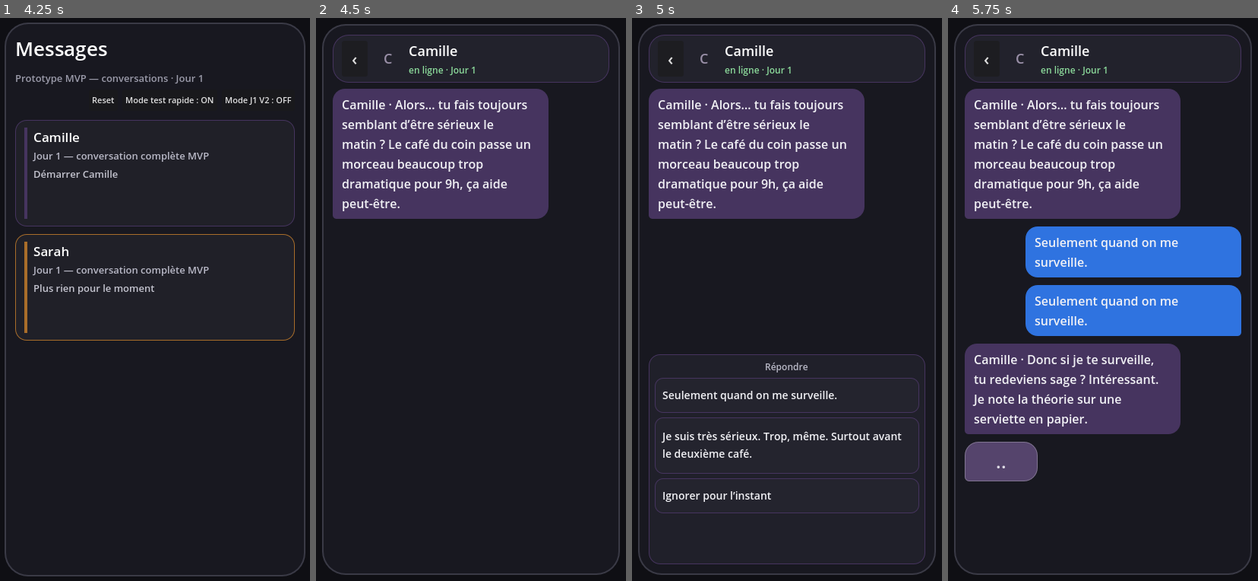
Above: before the commit, frames 1-4 (left to right).
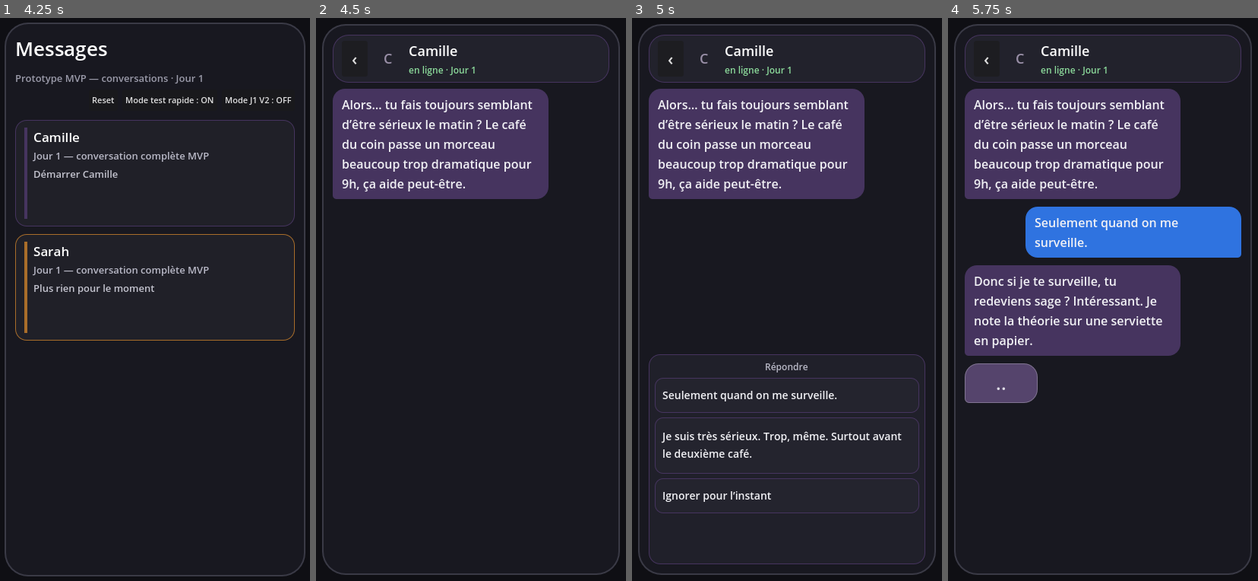
Above: after the commit, the same moments.

Repository: ludowww/game_18
Game: Godot game, scene res://scenes/conversation_list.tscn
The game is run twice, just before and just after one commit, with the same random seed, the same clock (stepped at 60 frames per second) and the same inputs.
Inputs (mouse positions are in pixels of both pictures, inside the frame that each line leads up to):
- Up to frame 1 (4.25 s): click "Mode test rapide : OFF" at 0.5 s; click "Mode test rapide : ON" at 1.25 s; click "Mode J1 V2 : OFF" at 2 s; click "Mode test rapide : OFF" at 2.75 s; click "Mode J1 V2 : ON" at 3.5 s
- Up to frame 2 (4.5 s): click (471, 175) at 4.27 s
- Up to frame 3 (5 s): no input
- Up to frame 4 (5.75 s): click (1103, 395) at 5.02 s

Frame 1 is identical in both runs. In frame 2, 5.1% of the frame differs, in the area x 5-75%, y 14-36%; in frame 3, 5.1%; in frame 4, 30%, in the area x 5-95%, y 14-83%.

Commit message:
fix: clean J1 V2 conversation UX

Diff:
--- a/product/godot_t004_prototype/scripts/conversation_screen.gd
+++ b/product/godot_t004_prototype/scripts/conversation_screen.gd
@@ -449,8 +449,18 @@
 	ConversationState.record_current_choice(str(choice.get("id", "")))
 	_apply_effects(choice.get("effects", {}))
 	_clear_choices()
-	await _add_bubble("player", str(choice.get("text", "")))
-	_advance_to(str(choice.get("next", "")), true)
+	var next_id := str(choice.get("next", ""))
+	if not _choice_text_is_repeated_by_next_player_node(choice, next_id):
+		await _add_bubble("player", str(choice.get("text", "")))
+	_advance_to(next_id, true)
+
+func _choice_text_is_repeated_by_next_player_node(choice: Dictionary, next_id: String) -> bool:
+	if next_id == "" or not nodes_by_id.has(next_id):
+		return false
+	var next_node: Dictionary = nodes_by_id[next_id]
+	if str(next_node.get("sender", "")) != "player":
+		return false
+	return str(next_node.get("text", "")).strip_edges() == str(choice.get("text", "")).strip_edges()
 
 func _lock_choice_buttons() -> void:
 	for child in choice_box.get_children():
@@ -500,7 +510,7 @@
 	bubble.add_theme_stylebox_override("panel", style)
 
 	var label := Label.new()
-	label.text = _display_sender(sender) + text
+	label.text = text
 	label.autowrap_mode = TextServer.AUTOWRAP_WORD_SMART
 	label.add_theme_font_size_override("font_size", 16)
 	label.add_theme_color_override("font_color", Color("f1f1f5"))
Not shown, changed: discord_blocks/bloc_04.txt
Not shown, added: product/godot_t004_prototype/tests/test_t141_j1_v2_conversation_ux.py
Not shown, added: product/j1_v2_reveil_ux_refonte_t141.md
Not shown, changed: roadmap_double_vie_discord.txt
